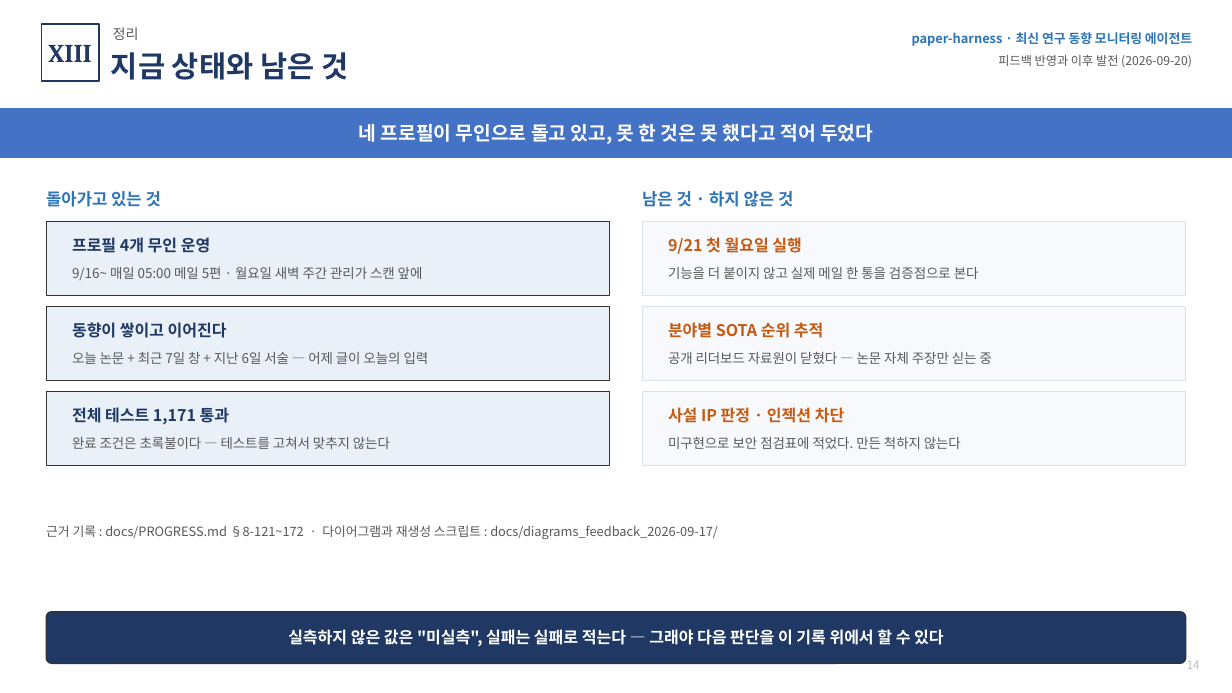
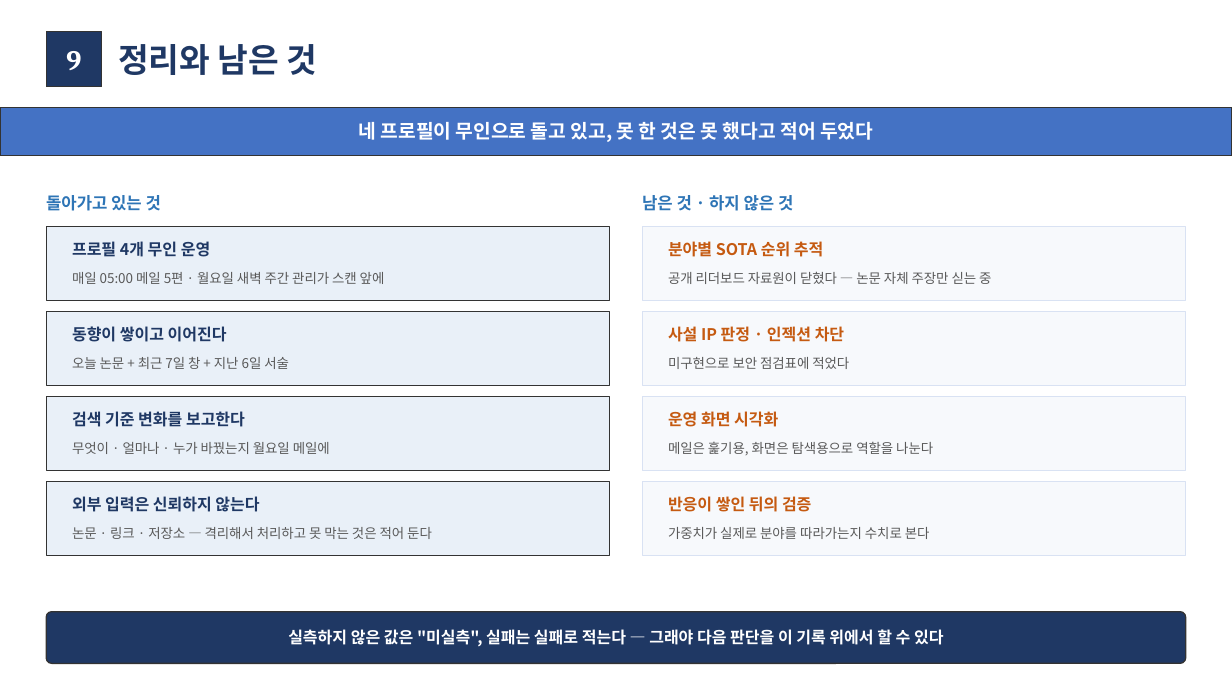
Before and after one commit to moon201595/agent, a slide deck: slide 10 of docs/diagrams_feedback_2026-09-17/피드백_반영_보고_2026-09-20.pptx (slide 14 before the commit). Drawn at 1232x693 pixels with LibreOffice and Linux fonts; fonts in the diff are those of the drawing. Boxes give left, top, right and bottom in pixels: in the first picture for what was removed or moved away, otherwise in the second. Text is boxed around its words. In the diff, an @@ line names an element or a change of style, - is before the commit and + after.

```diff
--- a/docs/diagrams_feedback_2026-09-17/피드백_반영_보고_2026-09-20.pptx
+++ b/docs/diagrams_feedback_2026-09-17/피드백_반영_보고_2026-09-20.pptx
@@ text removed at <box>113,27,139,40</box> @@
-정리
@@ rectangle: place and size @@
-rectangle at <box>42,24,99,81</box>
+rectangle at <box>46,31,102,87</box>
@@ rectangle at <box>46,31,102,87</box>: fill #FFFFFF to #1F3864; outline #1F3864 1.25 pt to #333333 1 pt @@
@@ text removed at <box>48,45,91,62</box> @@
-XIII
@@ text added at <box>66,51,81,70</box>, 22 pt, text #FFFFFF, bold @@
+9
@@ text at <box>118,44,318,75</box>: text changed; size 23 to 26 pt @@
-지금 상태와 남은 것
+정리와 남은 것
@@ text removed at <box>912,32,1192,46</box> @@
-paper-harness · 최신 연구 동향 모니터링 에이전트
@@ text removed at <box>998,55,1192,67</box> @@
-피드백 반영과 이후 발전 (2026-09-20)
@@ rectangle at <box>0,107,1232,155</box>: outline #4472C4 1 pt to #333333 1 pt @@
@@ text removed at <box>668,237,801,254</box> @@
-9/21 첫 월요일 실행
@@ 3 texts: place and size @@
-3 texts at <box>668,322,992,423</box>
+3 texts at <box>668,241,991,342</box>
@@ text removed at <box>668,267,979,279</box> @@
-기능을 더 붙이지 않고 실제 메일 한 통을 검증점으로 본다
@@ text at <box>72,272,385,284</box>: text changed @@
-9/16~ 매일 05:00 메일 5편 · 월요일 새벽 주간 관리가 스캔 앞에
+매일 05:00 메일 5편 · 월요일 새벽 주간 관리가 스캔 앞에
@@ 6 rectangles, 4 texts: place and size @@
-6 rectangles, 4 texts at <box>46,191,1186,466</box>
+6 rectangles, 4 texts at <box>46,195,1186,470</box>
@@ text at <box>72,357,289,369</box>: text changed @@
-오늘 논문 + 최근 7일 창 + 지난 6일 서술 — 어제 글이 오늘의 입력
+오늘 논문 + 최근 7일 창 + 지난 6일 서술
@@ text at <box>668,357,849,369</box>: text changed @@
-미구현으로 보안 점검표에 적었다. 만든 척하지 않는다
+미구현으로 보안 점검표에 적었다
@@ text removed at <box>72,407,229,424</box> @@
-전체 테스트 1,171 통과
@@ text added at <box>72,411,245,427</box>, 12.5 pt, text #1F3864, bold @@
+검색 기준 변화를 보고한다
@@ text added at <box>668,411,778,427</box>, 12.5 pt, text #C55A11, bold @@
+운영 화면 시각화
@@ text removed at <box>72,437,390,449</box> @@
-완료 조건은 초록불이다 — 테스트를 고쳐서 맞추지 않는다
@@ text added at <box>72,442,330,454</box>, 10.5 pt, text #595959 @@
+무엇이 · 얼마나 · 누가 바꿨는지 월요일 메일에
@@ text added at <box>668,442,933,455</box>, 10.5 pt, text #595959 @@
+메일은 훑기용, 화면은 탐색용으로 역할을 나눈다
@@ rectangle added at <box>46,482,610,555</box>, fill #E9F0F8, outline #333333 1 pt @@
@@ text added at <box>72,496,259,512</box>, 12.5 pt, text #1F3864, bold @@
+외부 입력은 신뢰하지 않는다
@@ rectangle added at <box>642,482,1186,555</box>, fill #F7F9FC, outline #D9E2F3 0.75 pt @@
@@ text added at <box>668,496,811,512</box>, 12.5 pt, text #C55A11, bold @@
+반응이 쌓인 뒤의 검증
@@ text removed at <box>46,525,718,539</box> @@
-근거 기록 : docs/PROGRESS.md §8-121~172 · 다이어그램과 재생성 스크립트 : docs/diagrams_feedback_2026-09-17/
@@ text added at <box>72,527,432,539</box>, 10.5 pt, text #595959 @@
+논문 · 링크 · 저장소 — 격리해서 처리하고 못 막는 것은 적어 둔다
@@ text added at <box>668,527,930,539</box>, 10.5 pt, text #595959 @@
+가중치가 실제로 분야를 따라가는지 수치로 본다
@@ text removed at <box>1187,661,1200,669</box> @@
-14
```
Also in this commit, not shown: 6 other slides changed, 4 slides added, 7 slides removed, 2 other files.
